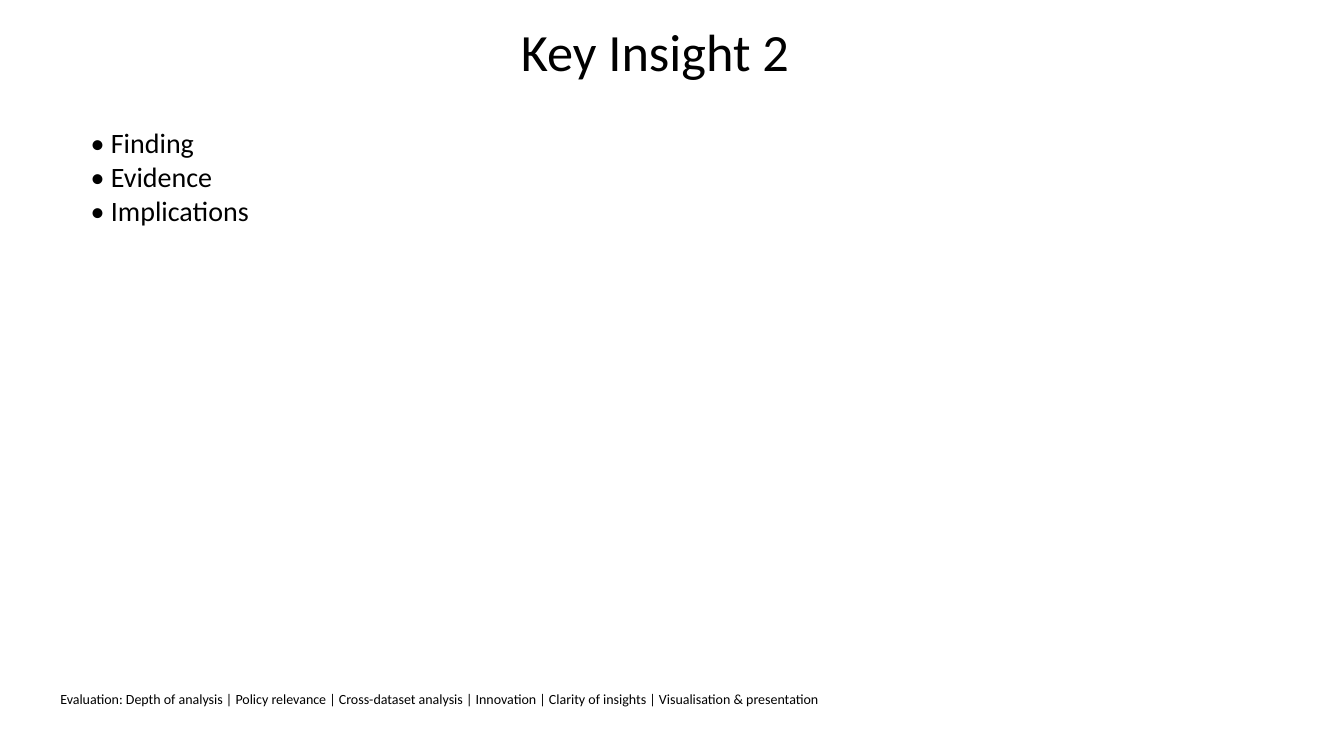
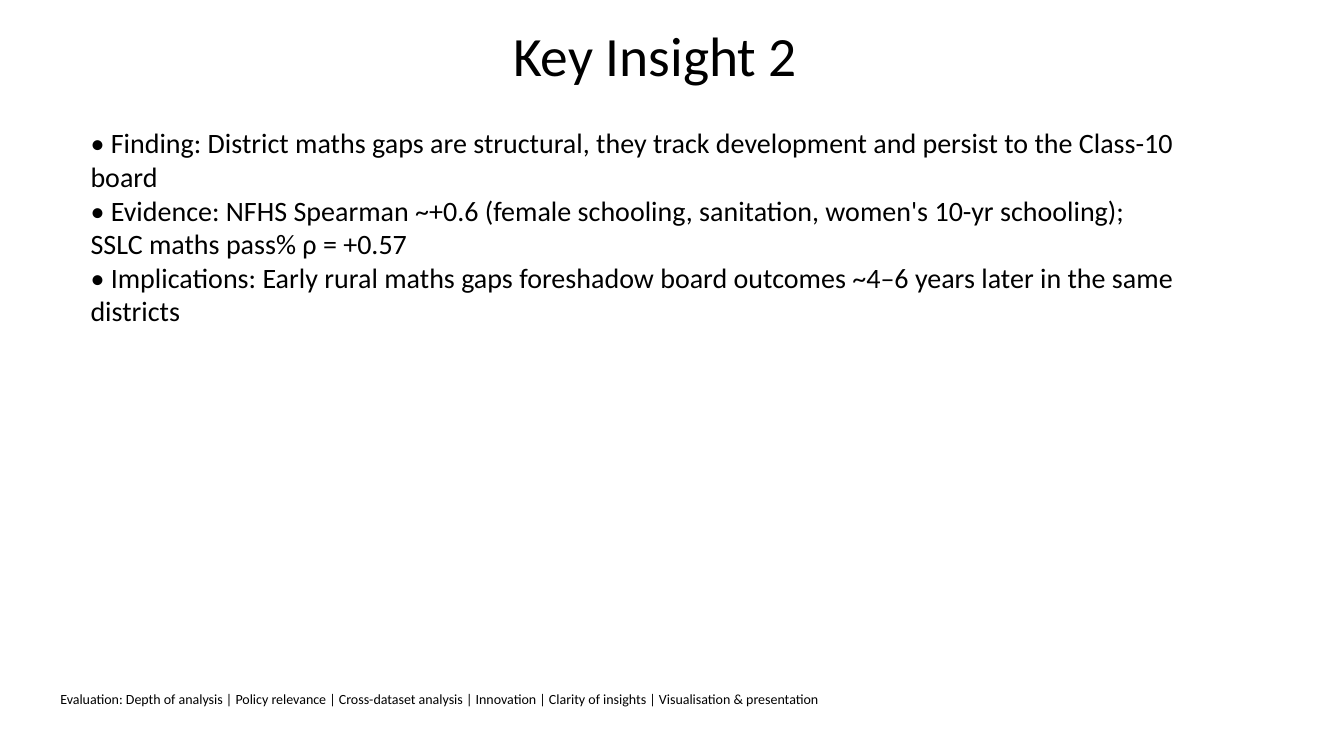
Before and after one commit to shreyassks/EduMiners, a slide deck: slide 6 of slides.pptx. Drawn at 1344x756 pixels with LibreOffice and Linux fonts; fonts in the diff are those of the drawing. Boxes give left, top, right and bottom in pixels: in the first picture for what was removed or moved away, otherwise in the second. Text is boxed around its words. In the diff, an @@ line names an element or a change of style, - is before the commit and + after.

```diff
--- a/slides.pptx
+++ b/slides.pptx
@@ title "Key Insight 2" at box(513, 37, 797, 86): size 37.4 to 39.6 pt; line spacing 0.8 to 1 @@
@@ text at box(91, 133, 1173, 322): text changed @@
-• Finding
-• Evidence
-• Implications
+• Finding: District maths gaps are structural, they track development and persist to the Class-10 board
+• Evidence: NFHS Spearman ~+0.6 (female schooling, sanitation, women's 10-yr schooling); SSLC maths pass% ρ = +0.57
+• Implications: Early rural maths gaps foreshadow board outcomes ~4–6 years later in the same districts
```
Also in this commit, not shown: 10 other slides changed, 25 other files.
